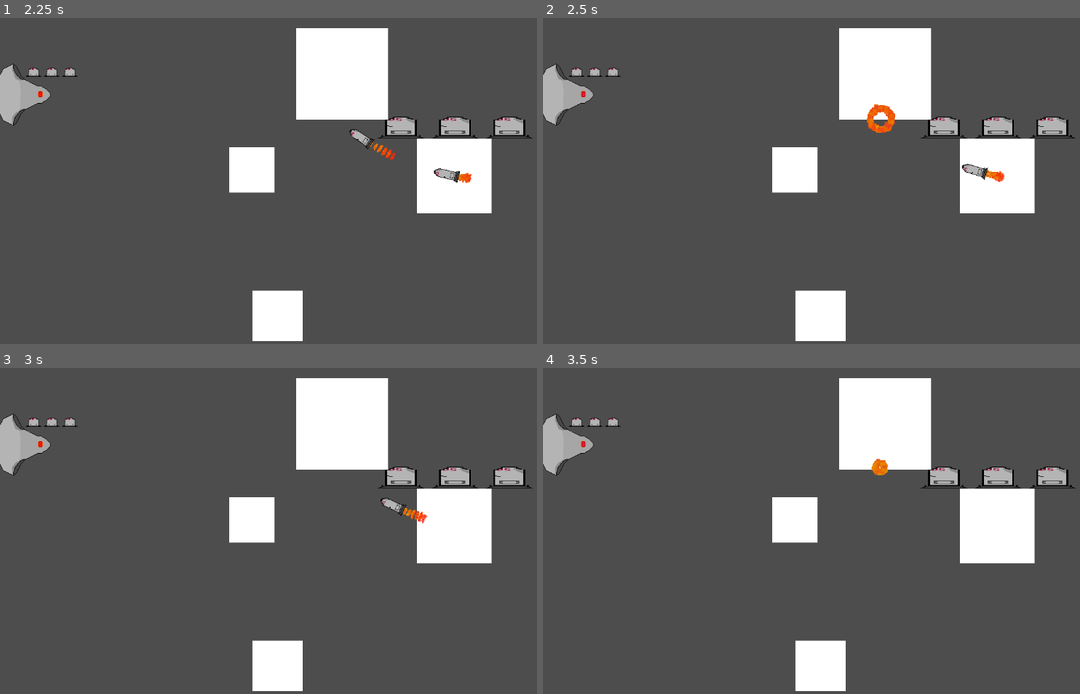
Above: before the commit, frames 1-4 (two rows, left to right).
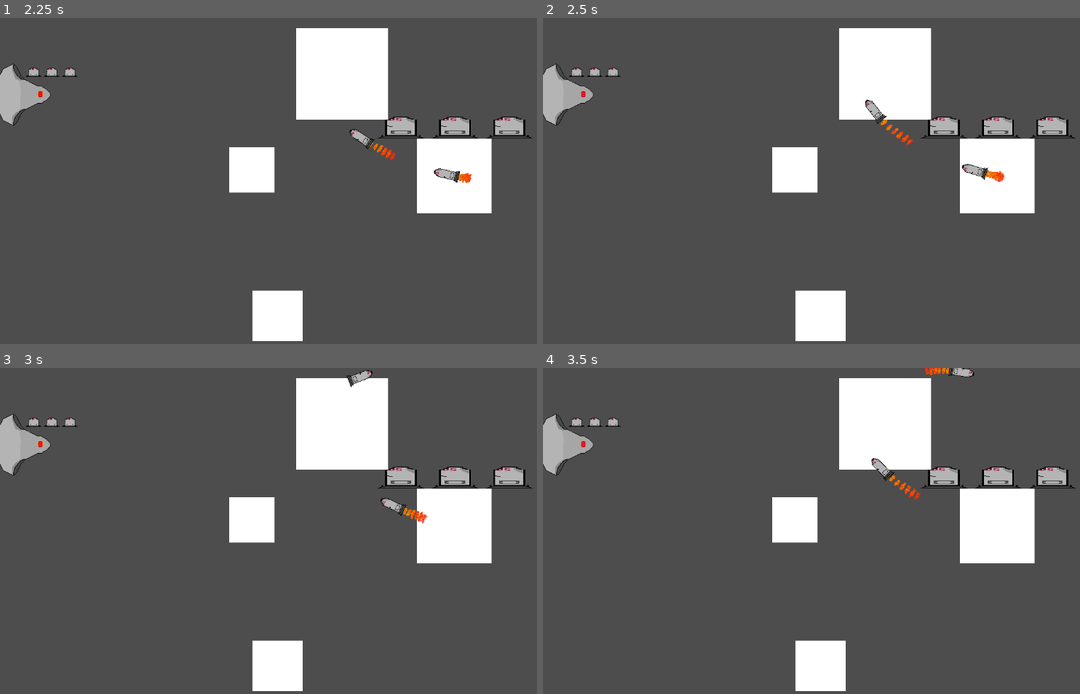
Above: after the commit, the same moments.

Repository: farkon00/GMTK2024
Game: Godot game, scene res://Main.tscn
The game is run twice, just before and just after one commit, with the same random seed, the same clock (stepped at 60 frames per second) and the same inputs.
Inputs (mouse positions are in pixels of both pictures, inside the frame that each line leads up to):
- Up to frame 1 (2.25 s): tap Enter at 0.5 s; move the mouse to (418, 164) at 0.52 s; click (418, 164) at 0.67 s; move the mouse to (171, 197) at 1.27 s; click (171, 197) at 1.42 s; move the mouse to (349, 109) at 2.02 s; click (349, 109) at 2.17 s
- Up to frame 2 (2.5 s): no input
- Up to frame 3 (3 s): move the mouse to (263, 596) at 2.77 s; click (263, 596) at 2.92 s
- Up to frame 4 (3.5 s): no input

Frame 1 is identical in both runs. In frame 2, 0.5% of the frame differs, in the area x 59-70%, y 24-40%; in frame 3, 0.1%; in frame 4, 0.4%.

Commit message:
Upgrading version, fixing hiboxes(Enemy hitbox was changed, you should check if it is correct)

Diff:
--- a/Main.tscn
+++ b/Main.tscn
@@ -7,7 +7,9 @@
 [ext_resource type="Script" path="res://Scripts/GameManager.gd" id="4_0dhc0"]
 
 [sub_resource type="RectangleShape2D" id="RectangleShape2D_3hqci"]
-size = Vector2(39.6148, 40.0182)
+size = Vector2(480, 535)
+
+[sub_resource type="ConvexPolygonShape2D" id="ConvexPolygonShape2D_twwjw"]
 
 [sub_resource type="LabelSettings" id="LabelSettings_n6bjm"]
 font_size = 90
@@ -19,13 +21,7 @@
 script = ExtResource("1_dvysg")
 
 [node name="CollisionShape2D" type="CollisionShape2D" parent="Player"]
-position = Vector2(0.0910721, 0.0273132)
-shape = SubResource("RectangleShape2D_3hqci")
-
-[node name="Area2D" type="Area2D" parent="Player"]
-
-[node name="CollisionShape2D" type="CollisionShape2D" parent="Player/Area2D"]
-position = Vector2(0.0910721, 0.0273132)
+position = Vector2(66, 53.5)
 shape = SubResource("RectangleShape2D_3hqci")
 
 [node name="Hearts" type="Control" parent="Player"]
@@ -52,6 +48,8 @@
 alignment = 1
 
 [node name="AnimatedSprite2D" type="AnimatedSprite2D" parent="Player"]
+position = Vector2(-0.000976562, 4.57764e-05)
+scale = Vector2(0.999999, 0.999999)
 sprite_frames = ExtResource("2_h6t5m")
 
 [node name="EnemyShip" type="StaticBody2D" parent="."]
@@ -64,7 +62,7 @@
 
 [node name="CollisionShape2D" type="CollisionShape2D" parent="EnemyShip"]
 position = Vector2(0.091074, 0.0273132)
-shape = SubResource("RectangleShape2D_3hqci")
+shape = SubResource("ConvexPolygonShape2D_twwjw")
 
 [node name="ColorRect" type="ColorRect" parent="EnemyShip"]
 offset_left = -20.3097
@@ -153,6 +151,5 @@
 horizontal_alignment = 1
 vertical_alignment = 1
 
-[connection signal="body_entered" from="Player/Area2D" to="Player" method="_on_area_2d_body_entered"]
 [connection signal="body_entered" from="EnemyShip/Area2D" to="EnemyShip" method="_on_area_2d_body_entered"]
 [connection signal="body_exited" from="EnemyShip/Area2D" to="EnemyShip" method="_on_area_2d_body_exited"]
--- a/project.godot
+++ b/project.godot
@@ -12,7 +12,7 @@
 
 config/name="GMTK2024"
 run/main_scene="res://Main.tscn"
-config/features=PackedStringArray("4.2", "GL Compatibility")
+config/features=PackedStringArray("4.3", "GL Compatibility")
 
 [display]
 
Not shown: 1 places in Main.tscn that only renumber resources
